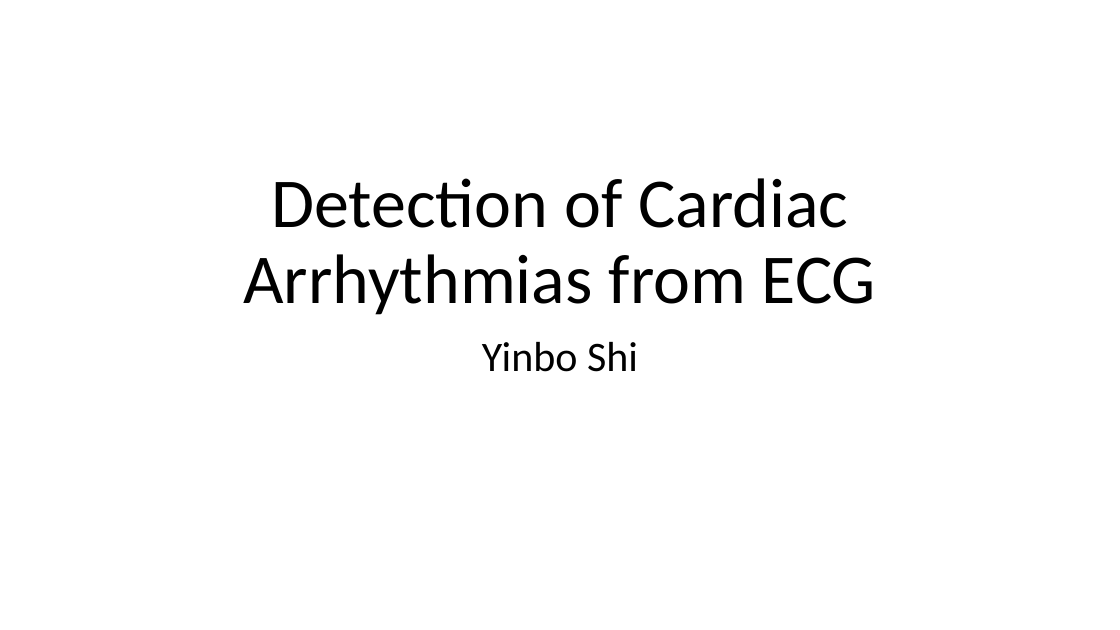
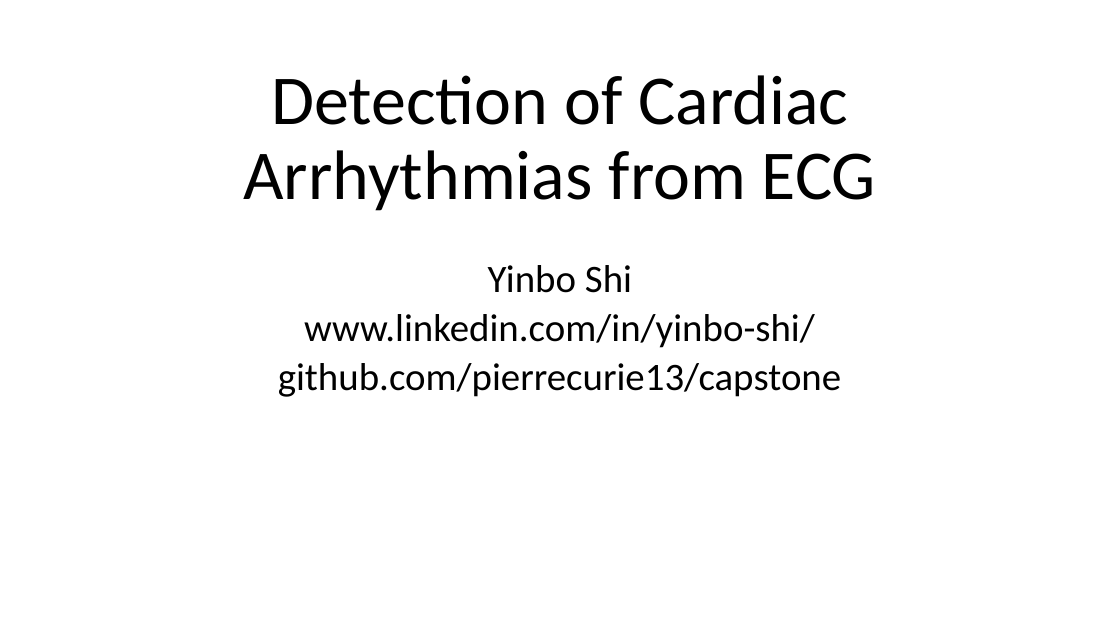
Before and after one commit to pierrecurie13/capstone, a slide deck: slide 1 of ECG.pptx. Drawn at 1120x630 pixels with LibreOffice and Linux fonts; fonts in the diff are those of the drawing; background and template pictures are left out. Boxes give left, top, right and bottom in pixels: in the first picture for what was removed or moved away, otherwise in the second. Text is boxed around its words. In the diff, an @@ line names an element or a change of style, - is before the commit and + after.

```diff
--- a/ECG.pptx
+++ b/ECG.pptx
@@ title "Detection of Cardiac Arrhythmias from ..." moved from (x1=243, y1=178, x2=876, y2=315) to (x1=243, y1=75, x2=876, y2=211) @@
@@ subtitle "Yinbo Shi" moved from (x1=482, y1=342, x2=638, y2=372) to (x1=278, y1=265, x2=841, y2=397) @@
@@ subtitle at (x1=488, y1=265, x2=632, y2=293): size 36 to 33.3 pt in "Yinbo Shi"; line spacing 0.9 to 0.8 @@
@@ subtitle at (x1=278, y1=314, x2=841, y2=397): paragraphs added @@
+www.linkedin.com/in/yinbo-shi/
+github.com/pierrecurie13/capstone
```
Also in this commit, not shown: 6 other slides changed, 1 slide added, 1 other file.
